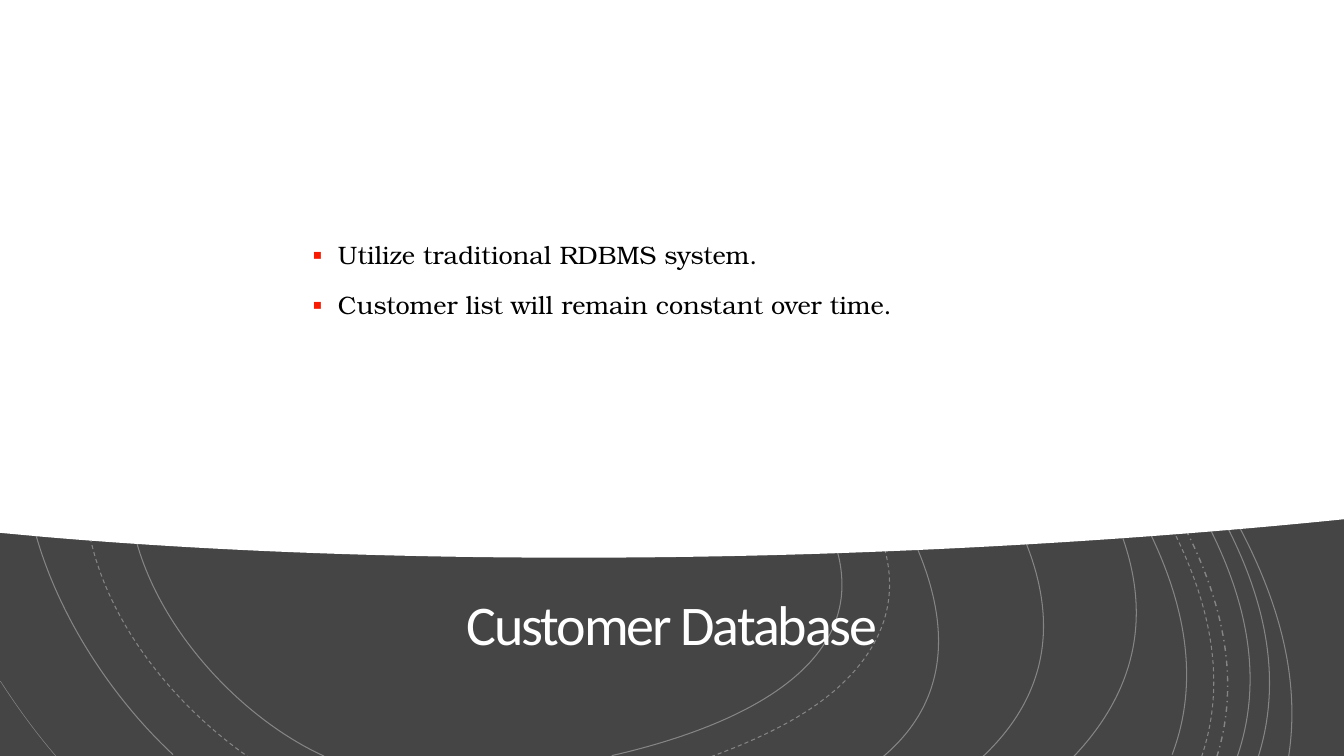
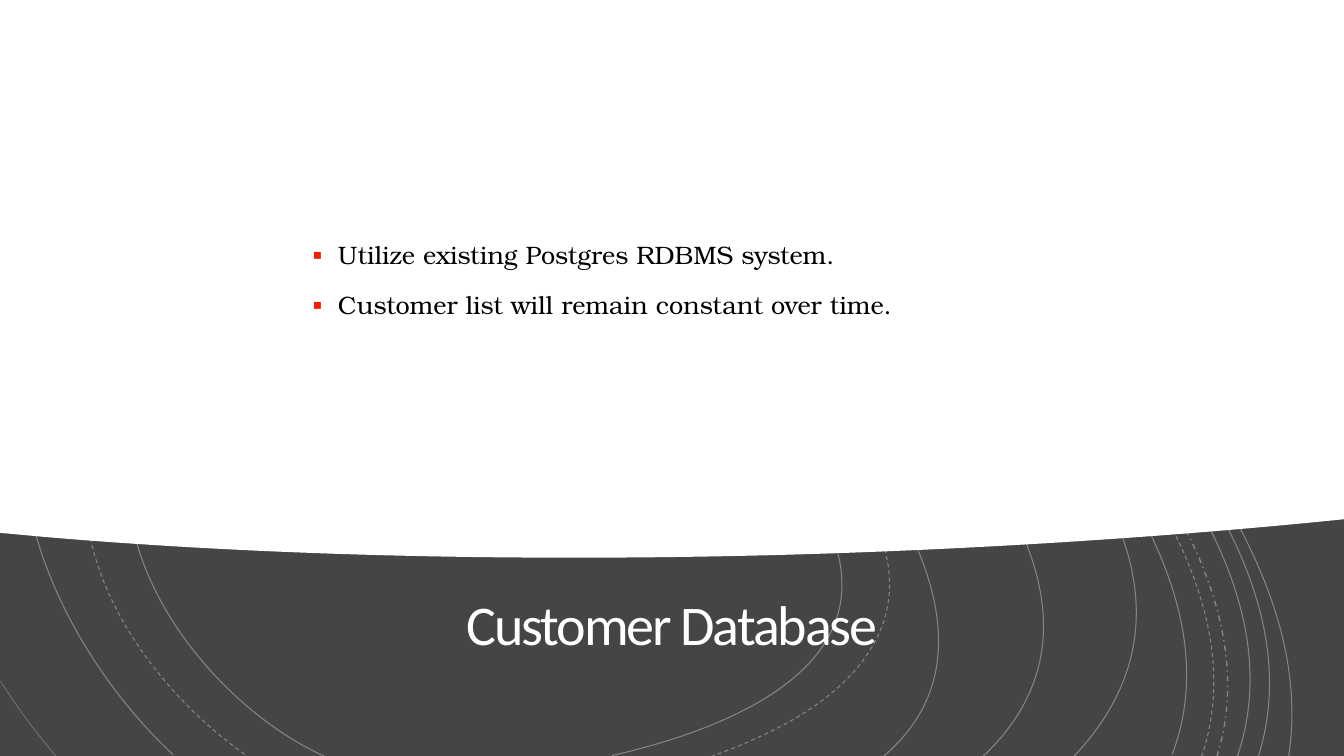
Before and after one commit to jerrycutshaw/spinners-pizza-example-solution-architecture, a slide deck: slide 12 of spinners-pizza-delivery-presentation.pptx. Drawn at 1344x756 pixels with LibreOffice and Linux fonts; fonts in the diff are those of the drawing. Boxes give left, top, right and bottom in pixels: in the first picture for what was removed or moved away, otherwise in the second. Text is boxed around its words. In the diff, an @@ line names an element or a change of style, - is before the commit and + after.

```diff
--- a/spinners-pizza-delivery-presentation.pptx
+++ b/spinners-pizza-delivery-presentation.pptx
@@ text at (338, 246, 834, 270): text changed @@
-▪ Utilize traditional RDBMS system.
+▪ Utilize existing Postgres RDBMS system.
```
Also in this commit, not shown: 5 other slides changed.
